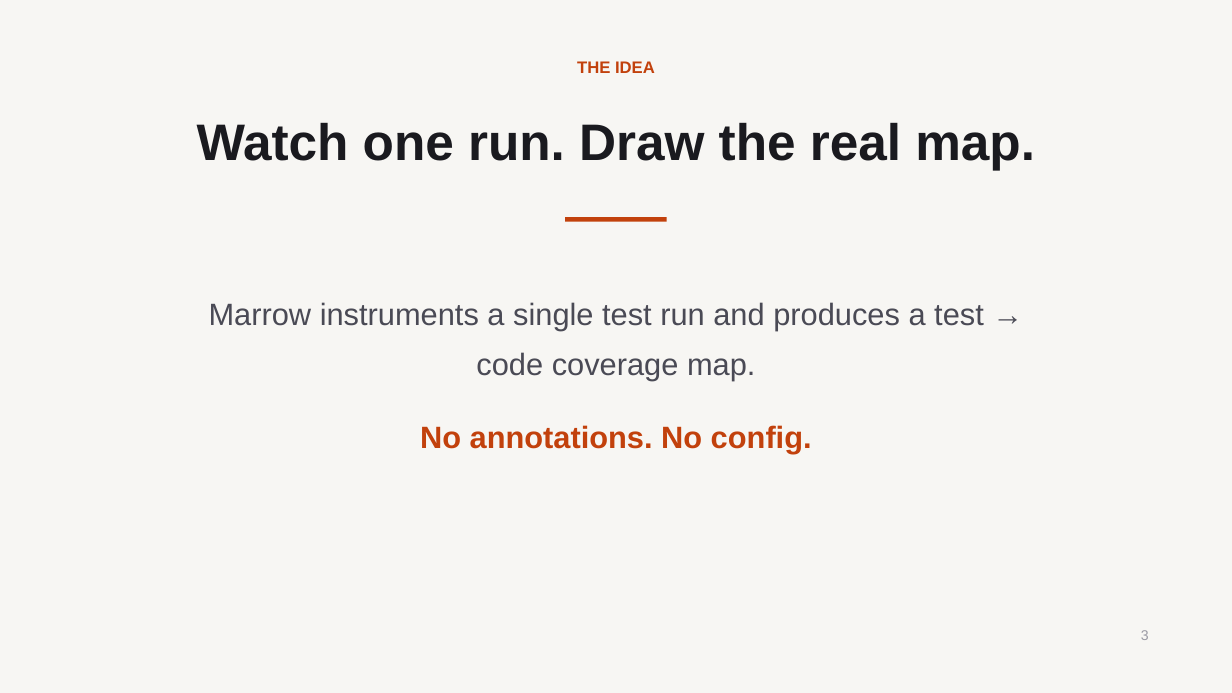
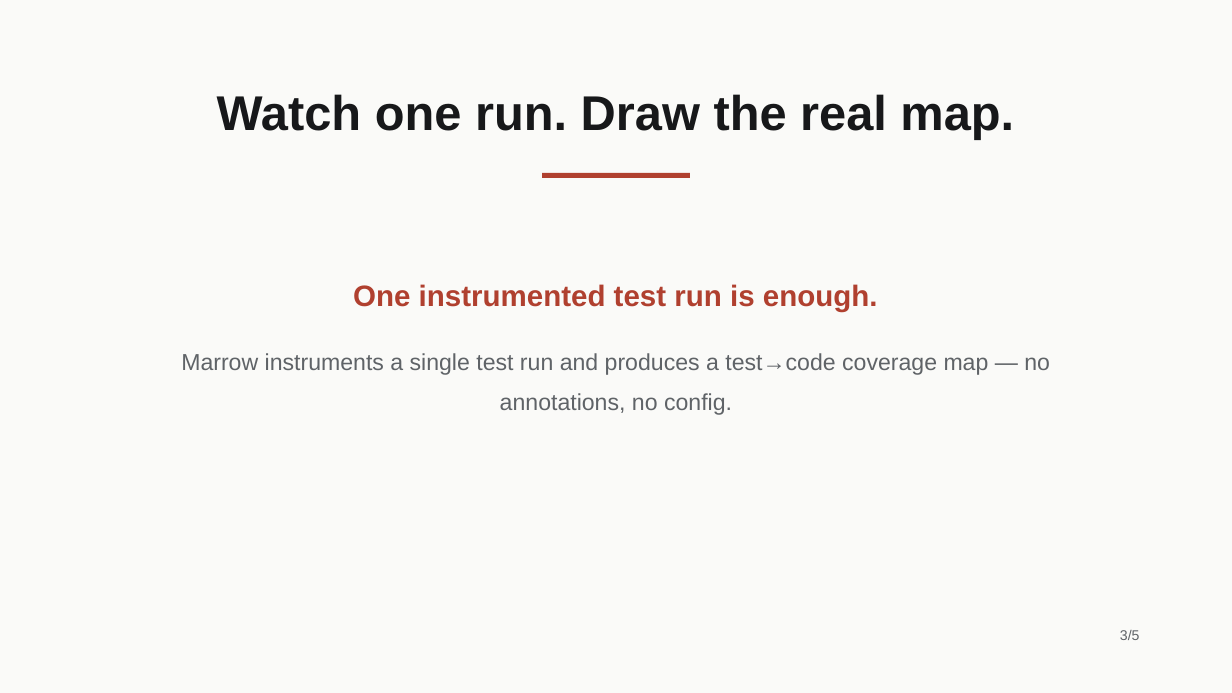
Before and after one commit to HrudithL/whetstone, a slide deck: slide 3 of harness/out/pptx/pitch_deck/cold/deck.pptx. Drawn at 1232x693 pixels with LibreOffice and Linux fonts; fonts in the diff are those of the drawing. Boxes give left, top, right and bottom in pixels: in the first picture for what was removed or moved away, otherwise in the second. Text is boxed around its words. In the diff, an @@ line names an element or a change of style, - is before the commit and + after.

```diff
--- a/harness/out/pptx/pitch_deck/cold/deck.pptx
+++ b/harness/out/pptx/pitch_deck/cold/deck.pptx
@@ rectangle at <box>0,0,1232,693</box>: fill #F7F6F3 to #FAFAF8 @@
@@ text "Watch one run. Draw the ...": place and size @@
-text "Watch one run. Draw the ..." at <box>197,122,1035,170</box>
+text "Watch one run. Draw the ..." at <box>217,94,1014,139</box>
@@ text "Watch one run. Draw the ..." at <box>217,94,1014,139</box>: size 40 to 38 pt, text colour #1A1A1F to #17181A; line spacing 1.1 to 1.05 @@
@@ text removed at <box>577,61,655,73</box> @@
-THE IDEA
@@ rectangle: place and size @@
-rectangle at <box>566,217,667,222</box>
+rectangle at <box>543,173,690,178</box>
@@ rectangle at <box>543,173,690,178</box>: fill #C2410C to #B0402F @@
@@ text at <box>181,284,1050,415</box>: text changed; size 24 to 18 pt; text colour #4A4A55 to #5F6367 @@
-Marrow instruments a single test run and produces a test → code coverage map.
-No annotations. No config.
+One instrumented test run is enough.
+Marrow instruments a single test run and produces a test→code coverage map — no annotations, no config.
@@ text at <box>1120,630,1140,640</box>: text changed; text colour #9A9AA4 to #5F6367 @@
-3
+3/5
```
Also in this commit, not shown: 4 other slides changed, 33 other files.
